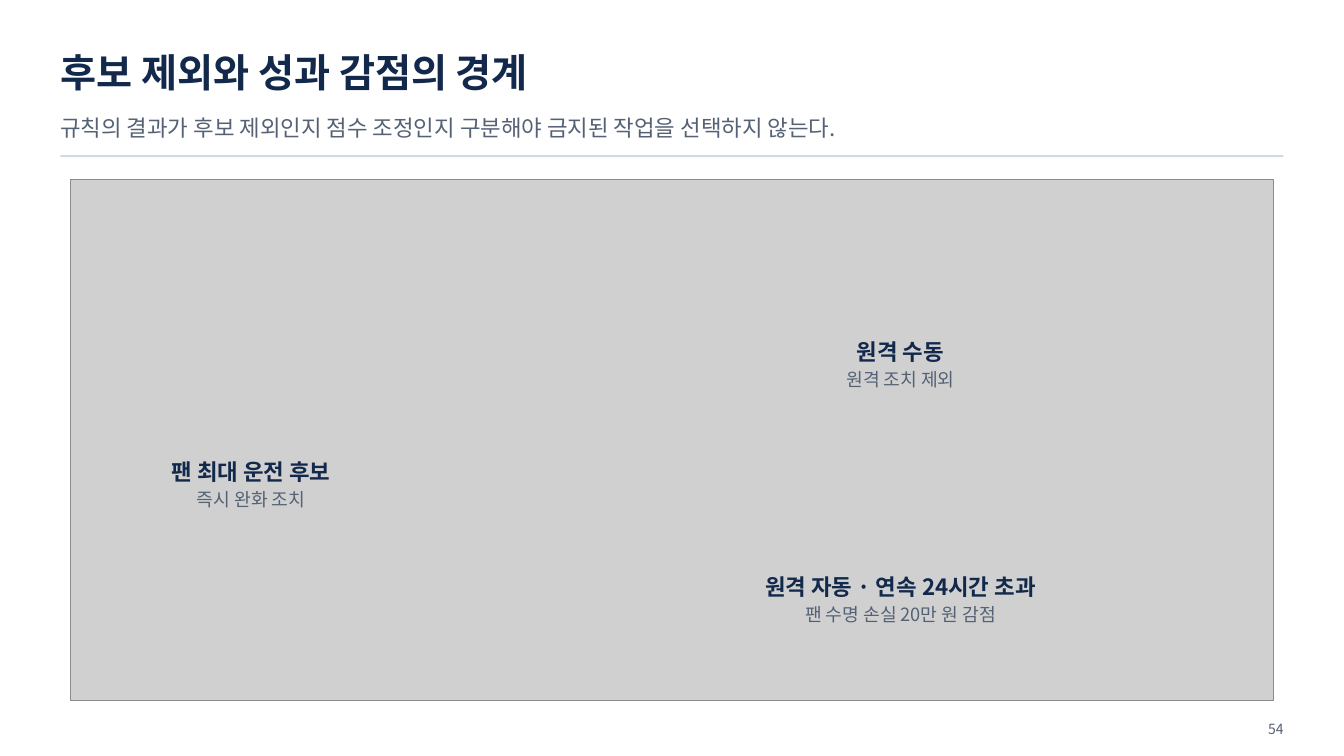
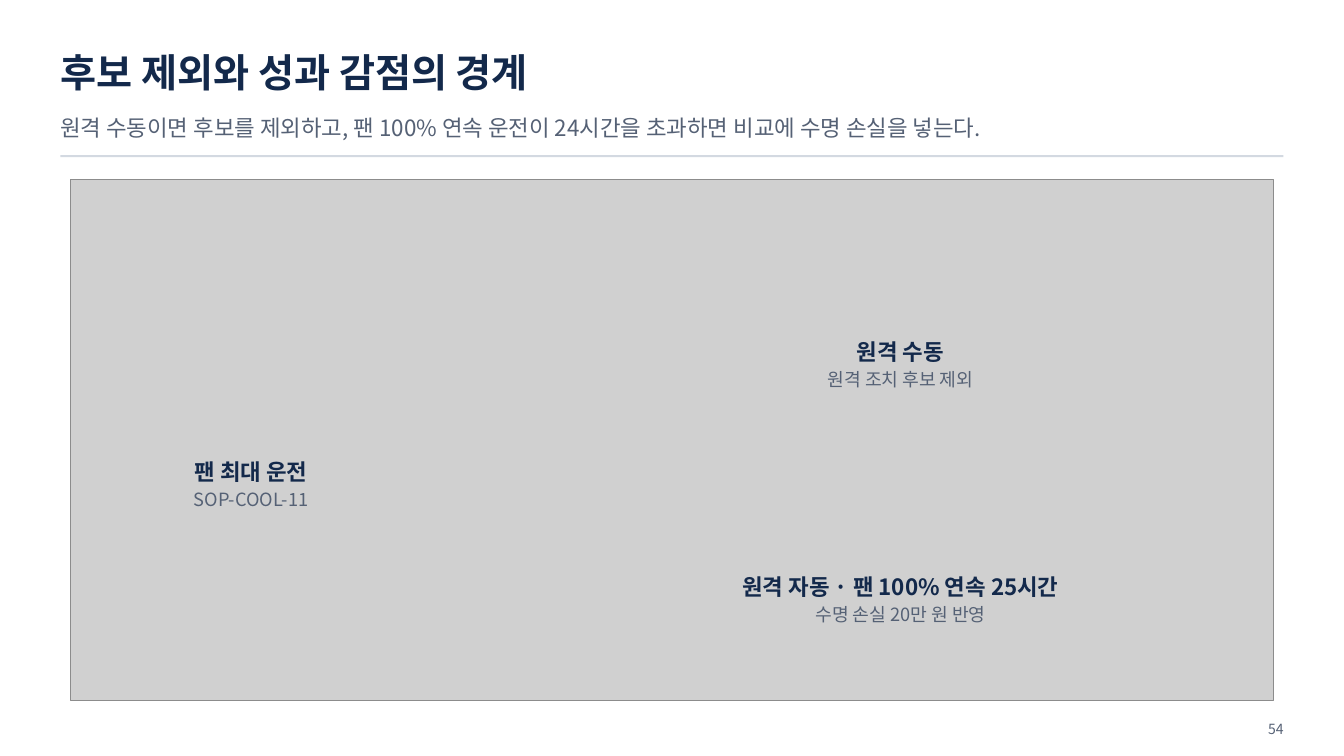
Before and after one commit to uengine-oss/hyd-iot-edu, a slide deck: slide 54 of workspace/강의제작/산출물/통합반/이론/04회차/통합반_04일차.pptx. Drawn at 1344x756 pixels with LibreOffice and Linux fonts; fonts in the diff are those of the drawing; grey boxes stand for pictures. Boxes give left, top, right and bottom in pixels: in the first picture for what was removed or moved away, otherwise in the second. Text is boxed around its words. In the diff, an @@ line names an element or a change of style, - is before the commit and + after.

Commit message:
통합반 4회차 47~55장 준비 순서·근거 절·작업 승인을 실제 렌더와 낭독으로 검증한다

```diff
--- a/workspace/강의제작/산출물/통합반/이론/04회차/통합반_04일차.pptx
+++ b/workspace/강의제작/산출물/통합반/이론/04회차/통합반_04일차.pptx
@@ text at (60, 117, 981, 140): text changed @@
-규칙의 결과가 후보 제외인지 점수 조정인지 구분해야 금지된 작업을 선택하지 않는다.
+원격 수동이면 후보를 제외하고, 팬 100% 연속 운전이 24시간을 초과하면 비교에 수명 손실을 넣는다.
@@ text at (828, 371, 973, 388): text changed @@
-원격 조치 제외
+원격 조치 후보 제외
@@ text at (194, 461, 309, 506): text changed; size 16 to 13 pt; text colour #13294B to #556175; bold off @@
-팬 최대 운전 후보
-즉시 완화 조치
+팬 최대 운전
+SOP-COOL-11
@@ text at (742, 576, 1058, 623): text changed @@
-원격 자동 · 연속 24시간 초과
-팬 수명 손실 20만 원 감점
+원격 자동 · 팬 100% 연속 25시간
+수명 손실 20만 원 반영
```
Also in this commit, not shown: 8 other slides changed, 25 other files.
